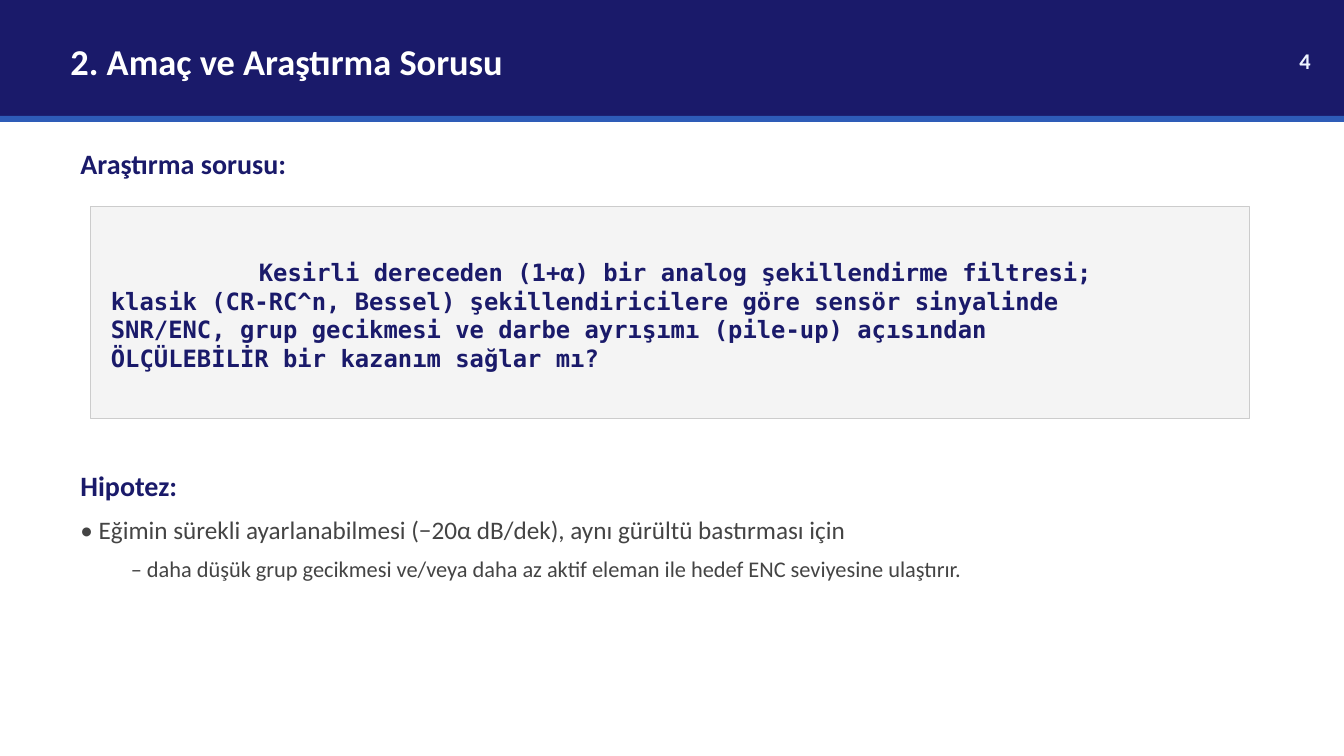
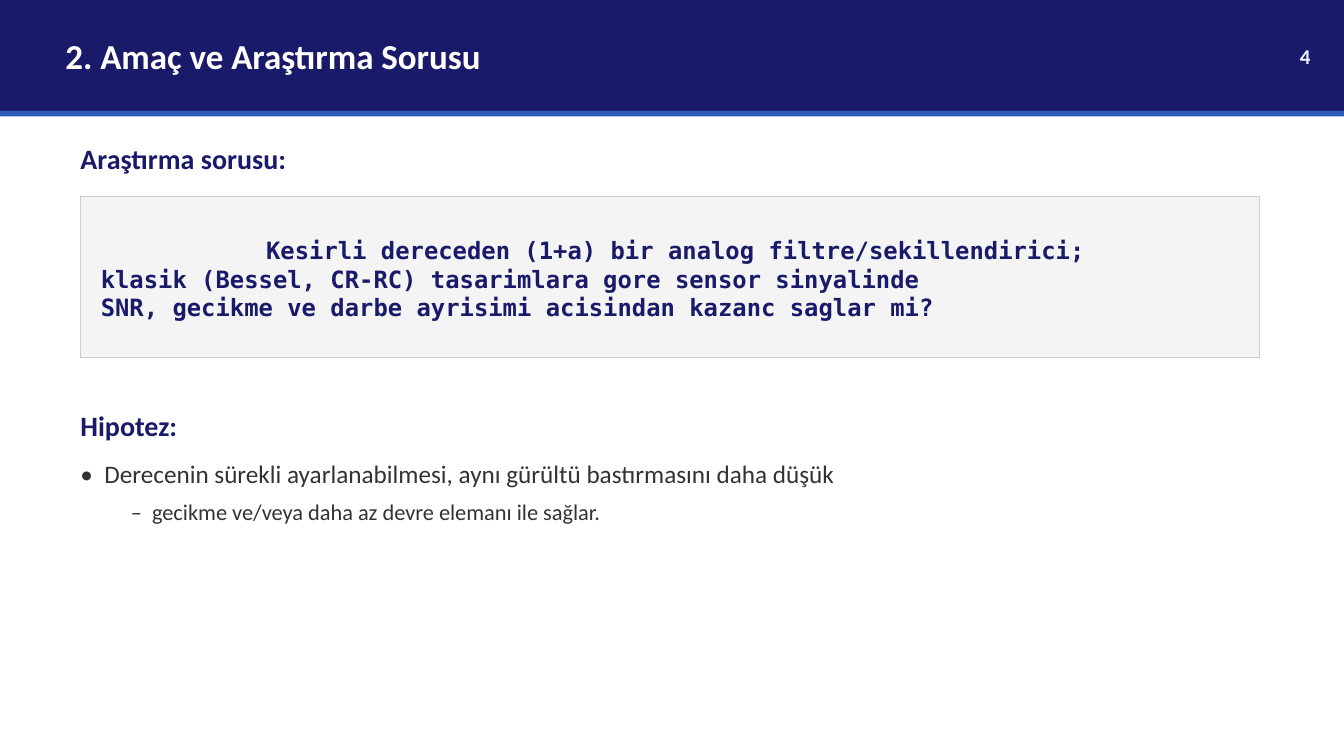
Before and after one commit to selinacr/selin, a slide deck: slide 4 of analog-filtre-tez/EEM537_Sunum_SelinACAR.pptx. Drawn at 1344x756 pixels with LibreOffice and Linux fonts; fonts in the diff are those of the drawing. Boxes give left, top, right and bottom in pixels: in the first picture for what was removed or moved away, otherwise in the second. Text is boxed around its words. In the diff, an @@ line names an element or a change of style, - is before the commit and + after.

```diff
--- a/analog-filtre-tez/EEM537_Sunum_SelinACAR.pptx
+++ b/analog-filtre-tez/EEM537_Sunum_SelinACAR.pptx
@@ rectangle: place and size @@
-rectangle at <box>0,0,1344,116</box>
+rectangle at <box>0,0,1344,111</box>
@@ text "2. Amaç ve Araştırma Sorusu" at <box>65,46,480,75</box>: size 26 to 25 pt; less space between paragraphs @@
@@ text "4" at <box>1300,50,1311,64</box>: size 16 to 15 pt; less space between paragraphs @@
@@ rectangle: place and size @@
-rectangle at <box>0,116,1344,122</box>
+rectangle at <box>0,111,1344,117</box>
@@ text "Araştırma sorusu:" at <box>80,151,286,174</box>: less space between paragraphs @@
@@ rectangle "Kesirli dereceden (1+a) bir analog ...": place and size @@
-rectangle "Kesirli dereceden (1+a) bir analog ..." at <box>91,207,1250,418</box>
+rectangle "Kesirli dereceden (1+a) bir analog ..." at <box>81,197,1260,358</box>
@@ text in rectangle at <box>101,240,1085,321</box>: text changed @@
-Kesirli dereceden (1+α) bir analog şekillendirme filtresi;
-klasik (CR-RC^n, Bessel) şekillendiricilere göre sensör sinyalinde
-SNR/ENC, grup gecikmesi ve darbe ayrışımı (pile-up) açısından
-ÖLÇÜLEBİLİR bir kazanım sağlar mı?
+Kesirli dereceden (1+a) bir analog filtre/sekillendirici;
+klasik (Bessel, CR-RC) tasarimlara gore sensor sinyalinde
+SNR, gecikme ve darbe ayrisimi acisindan kazanc saglar mi?
@@ text "Hipotez:" at <box>80,416,177,441</box>: less space between paragraphs @@
@@ text "Hipotez:": place and size @@
-text "Hipotez:" at <box>80,476,177,501</box>
+text "Hipotez:" at <box>80,416,177,441</box>
@@ text at <box>104,465,834,524</box>: text changed; size 16 to 18 pt; text colour #444444 to #333333 @@
-• Eğimin sürekli ayarlanabilmesi (−20α dB/dek), aynı gürültü bastırması için
-  – daha düşük grup gecikmesi ve/veya daha az aktif eleman ile hedef ENC seviyesine ulaştırır.
+• Derecenin sürekli ayarlanabilmesi, aynı gürültü bastırmasını daha düşük
+  – gecikme ve/veya daha az devre elemanı ile sağlar.
```
Also in this commit, not shown: 14 other slides changed, 12 slides added, 6 slides removed.
